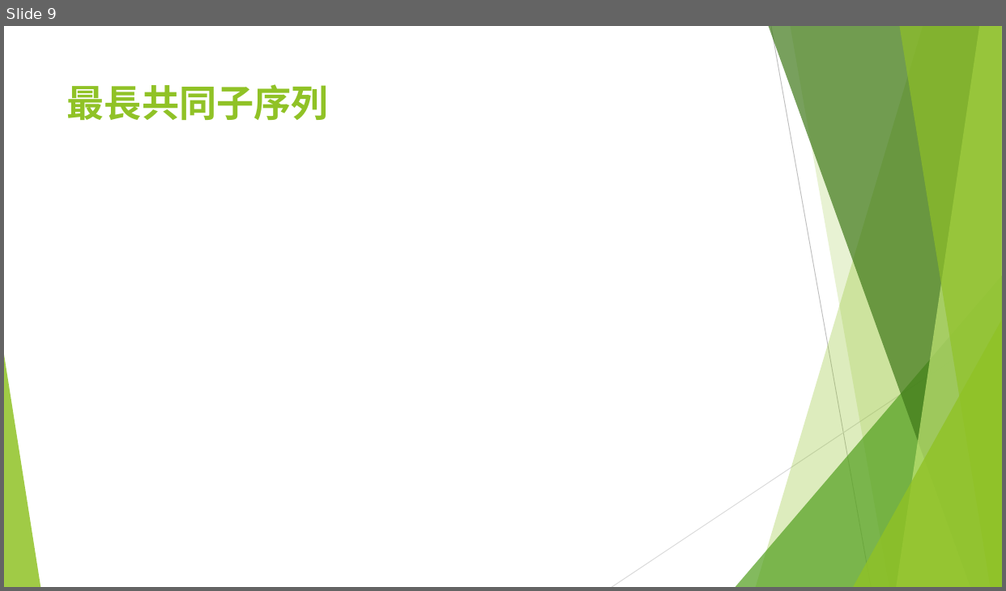
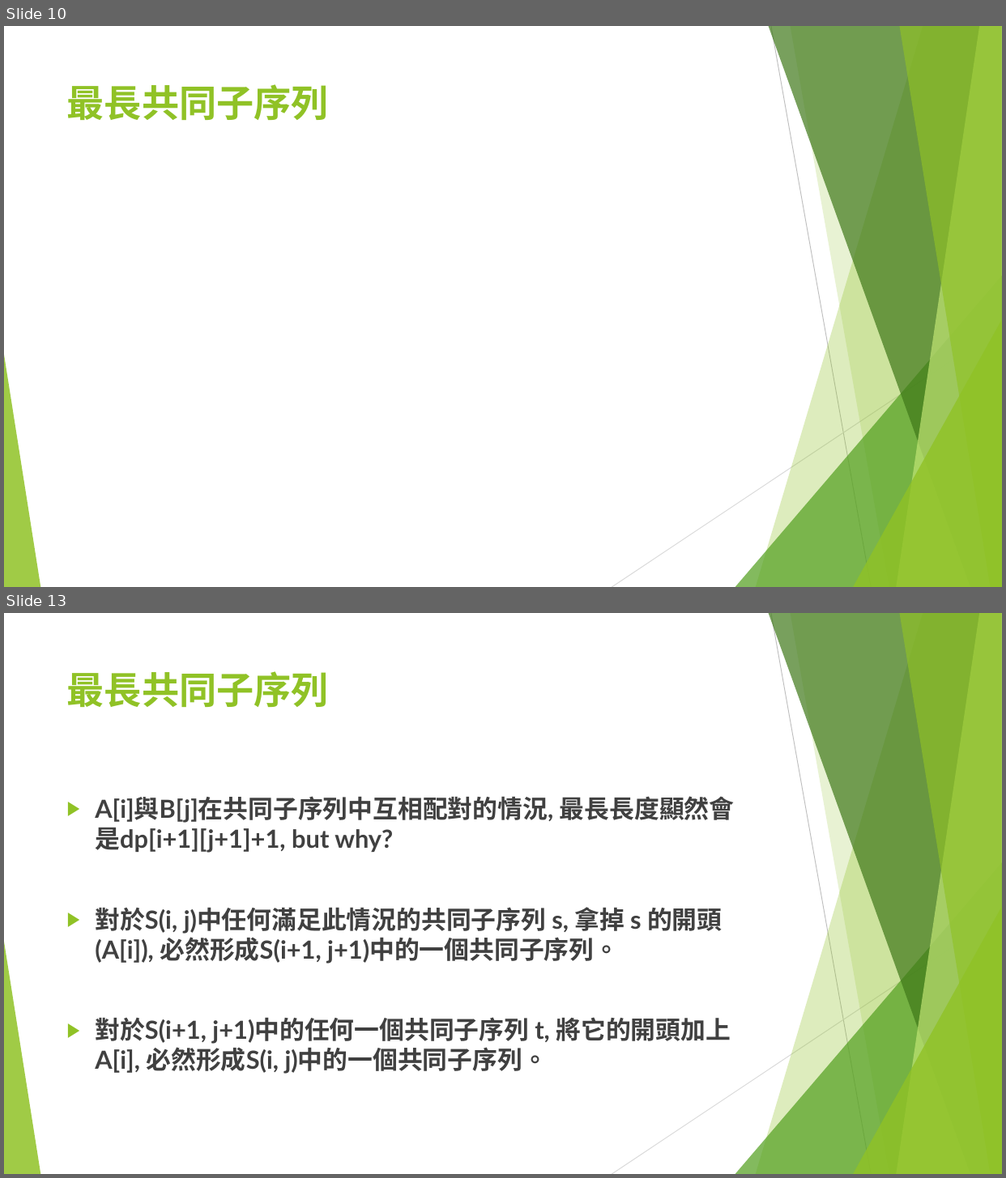
Before and after one commit to S920105123/DP2, a slide deck: presentation/進階動態規劃.pptx. Shown one above the other, each under a label of ours: slide 9 before the commit, slides 10 and 13 after it; the slides between them are not shown. The pictures are 1006x591 and 1006x1178 pixels, drawn with LibreOffice and Linux fonts; fonts in the diff are those of the drawing; grey boxes stand for pictures. Boxes give left, top, right and bottom in pixels: in the first picture for what was removed or moved away, otherwise in the second. Text is boxed around its words. In the diff, an @@ line names an element or a change of style, - is before the commit and + after.

```diff
--- a/presentation/進階動態規劃.pptx
+++ b/presentation/進階動態規劃.pptx
@@ slide 13 added at (4, 613, 1002, 1174), background #FFFFFF; not listed: 10 template elements that a slide beside it also shows @@
@@ title added at (67, 671, 329, 707), 36 pt, text #90C226, bold @@
+最長共同子序列
@@ text added at (95, 796, 735, 1074), 24 pt, text #404040, bold @@
+▶ A[i]與B[j]在共同子序列中互相配對的情況, 最長長度顯然會是dp[i+1][j+1]+1, but why?
+▶ 對於S(i, j)中任何滿足此情況的共同子序列 s, 拿掉 s 的開頭(A[i]), 必然形成S(i+1, j+1)中的一個共同子序列。
+▶ 對於S(i+1, j+1)中的任何一個共同子序列 t, 將它的開頭加上A[i], 必然形成S(i, j)中的一個共同子序列。
@@ what was slide 9 is now slide 10 @@
```
Also in this commit, not shown: 2 slides changed, 20 other slides added.
